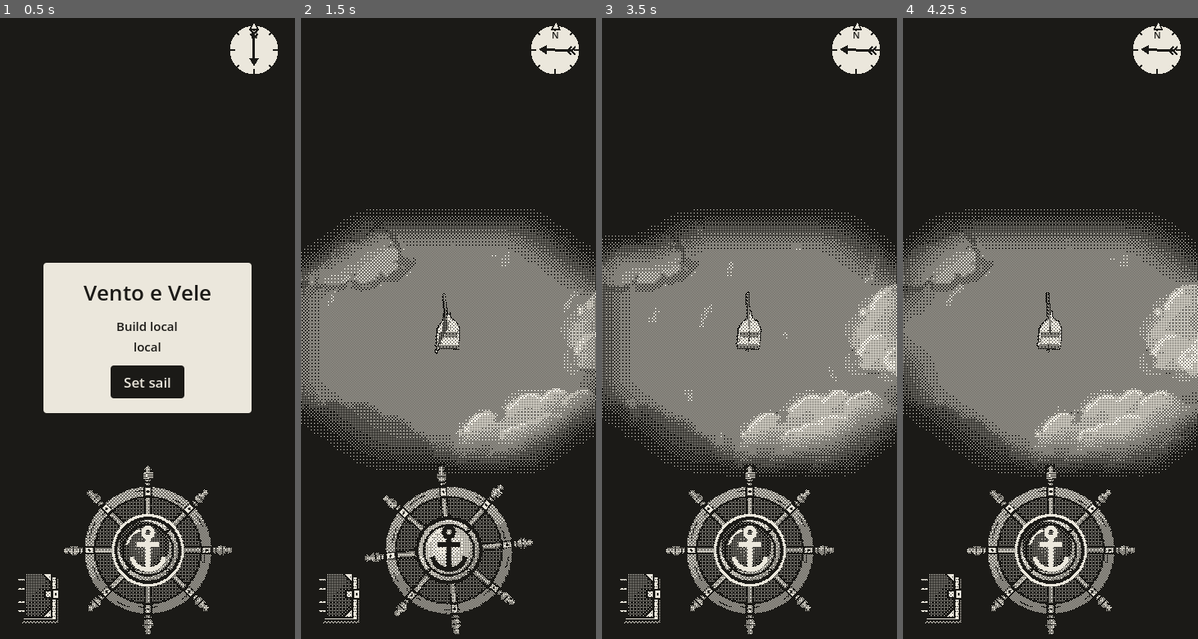
Above: before the commit, frames 1-4 (left to right).
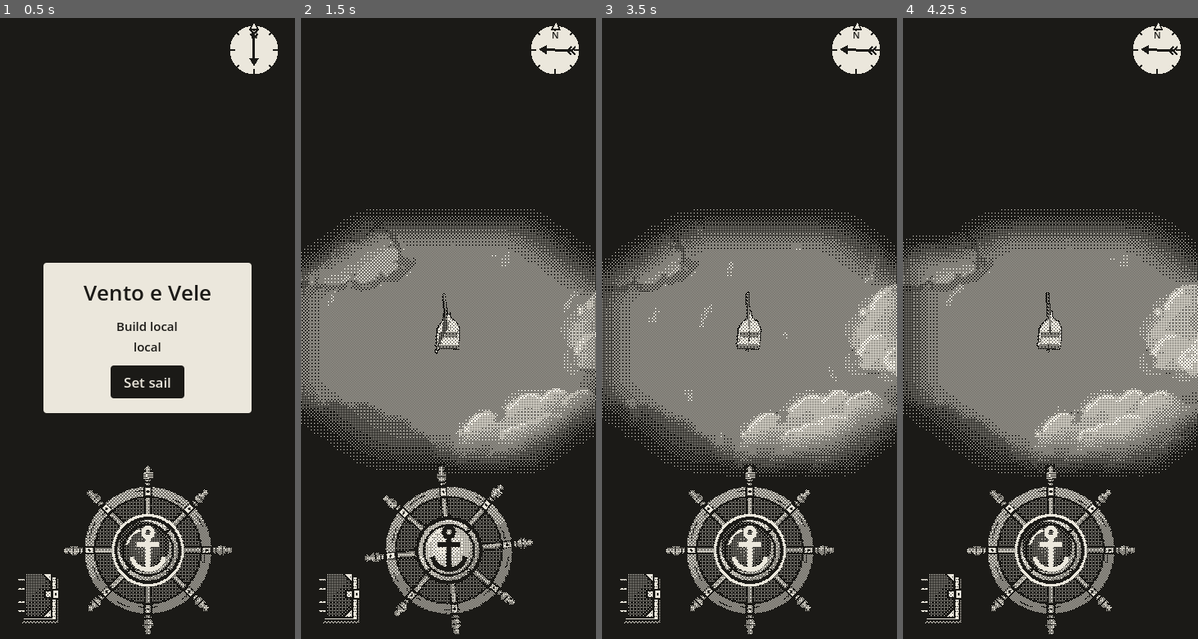
Above: after the commit, the same moments.

Repository: EnricoLabarile/Sail
Game: Godot game, scene res://Assets/Scenes/Overworld.tscn
The game is run twice, just before and just after one commit, with the same random seed, the same clock (stepped at 60 frames per second) and the same inputs.
Inputs (mouse positions are in pixels of both pictures, inside the frame that each line leads up to):
- Up to frame 1 (0.5 s): no input
- Up to frame 2 (1.5 s): click "Set sail" at 0.5 s; tap Enter (ui_accept) at 1.25 s; move the mouse to (513, 303) at 1.27 s; hold Right (ui_right) from 1.28 s (still down); click (513, 303) at 1.42 s
- Up to frame 3 (3.5 s): tap Enter (ui_accept) at 1.52 s; release Right (ui_right) at 2 s; drag from (690, 371) to (734, 471) at 2.02 s; move the mouse to (779, 191) at 2.77 s; hold Right (ui_right) from 2.78 s (still down)
- Up to frame 4 (4.25 s): release Right (ui_right) at 3.5 s; drag from (1035, 471) to (962, 241) at 3.52 s

Frame 1 is identical in both runs. In frame 2, less than 0.1% of the frame differs, in the area x 1-48%, y 61-72%; in frame 3, 0.3%; in frame 4, 0.5%, in the area x 0-41%, y 30-74%.

Commit message:
Performance: shallows checked every 0.2 s, fog sums only after 1 m, cloud map 10 times a second; logbook counter shows script, physics and render times
Co-Authored-By: Claude Opus 5.5 <noreply@anthropic.com>
Claude-Session: https://claude.ai/code/session_0154zeqDuhZHz7ZXLE21BuMs

Diff:
--- a/Assets/Boat/boat.gd
+++ b/Assets/Boat/boat.gd
@@ -51,6 +51,7 @@
 # The shallows: near the coast there's less wind, so the sail gives less.
 @export var shallows_width := 6.0   # metres from the land that count as shallows
 @export var shallows_sail := 0.3    # what the sail gives there, as a share of the usual (0.3 = 30%)
+@export var shallows_check_time := 0.2   # seconds between looks for land nearby (it's up to 48 rays: not every frame)
 
 # The current (the HTML prototype's CURRENT_DRIFT): the wind sets the water moving, and the water carries her
 # downwind whatever the sail does, so she must steer to make up for it. At anchor too: the anchor line holds her.
@@ -70,6 +71,8 @@
 
 var rudder := 0.0      # -1 (port, left) .. 1 (starboard, right)
 var speed := 0.0
+var in_shallows := false     # land within shallows_width? (looked again every shallows_check_time seconds)
+var shallows_wait := 0.0     # seconds left before the next look
 var anchored := true   # she starts at anchor: hold the wheel's hub (or press Space) to weigh it
 var belly := 0.0       # how full the sail is: -1 full to port (left), 0 flat, +1 full to starboard (right)
 var knock := Vector3.ZERO   # the push of a bump (m/s, a direction on the sea): added to her motion, fades away
@@ -179,7 +182,12 @@
 	var off := rad_to_deg(fwd.angle_to(wind_from))               # 0 = head to wind, 180 = wind astern
 	var drive := 0.0 if anchored else polar(off)
 	# In the shallows (land within shallows_width metres) the sail gives only shallows_sail of its push.
-	if Land.is_near_land(global_position, shallows_width):
+	# Looking for land takes up to 48 rays, so it's done every shallows_check_time seconds, not every frame.
+	shallows_wait -= dt
+	if shallows_wait <= 0.0:
+		shallows_wait = shallows_check_time
+		in_shallows = Land.is_near_land(global_position, shallows_width)
+	if in_shallows:
 		drive *= shallows_sail
 
 	# speed eases toward what the sail gives; the anchor takes her way off quickly
--- a/Assets/Landscape/clouds/clouds.gd
+++ b/Assets/Landscape/clouds/clouds.gd
@@ -25,6 +25,8 @@
 @export var shadow_opacity := 0.35                      # how dark: 0 = invisible, 1 = solid black
 @export var shadow_area := 160.0                        # metres round the boat the cloud map covers (bigger than the screen)
 @export var shadow_resolution := 256                    # pixels a side of the cloud map (more = sharper, a bit dearer)
+@export var shadow_updates_per_second := 10.0           # how often the cloud map is drawn again (not every frame: the
+														# clouds move 0.2 m in a tenth of a second, less than a map pixel)
 
 const CLOUD_LAYER := 2   # the clouds are on render layer 2 (value 2): the cloud-map camera sees only that layer
 
@@ -32,6 +34,7 @@
 
 var clouds: Array[MeshInstance3D] = []
 var map_camera: Camera3D            # the camera looking down on the clouds (makes the cloud map)
+var map_wait := 0.0                 # seconds left before the cloud map is drawn again
 var shadow_material: ShaderMaterial # the screen effect that draws the shadows (cloud_shadow.gdshader)
 
 
@@ -82,7 +85,7 @@
 	var map := SubViewport.new()
 	map.size = Vector2i(shadow_resolution, shadow_resolution)
 	map.transparent_bg = true                                  # no clouds = see-through
-	map.render_target_update_mode = SubViewport.UPDATE_ALWAYS  # redraw it every frame
+	map.render_target_update_mode = SubViewport.UPDATE_ONCE    # drawn now, then again shadow_updates_per_second times a second
 	add_child(map)
 	map_camera = Camera3D.new()
 	map_camera.projection = Camera3D.PROJECTION_ORTHOGONAL
@@ -152,6 +155,11 @@
 		# wrapf keeps a number inside a range: past one edge, it comes back from the other.
 		cloud.position.x = wrapf(cloud.position.x, -half, half)
 		cloud.position.z = wrapf(cloud.position.z, -half, half)
-	# The cloud map stays over the boat.
+	# The cloud map: a few times a second it moves over the boat and is drawn once more (UPDATE_ONCE). Not every
+	# frame: it's a second picture of the world, and drawing it costs about as much as a small scene.
 	if map_camera != null:
-		follow_boat()
+		map_wait -= dt
+		if map_wait <= 0.0:
+			map_wait = 1.0 / shadow_updates_per_second
+			follow_boat()
+			map_camera.get_viewport().render_target_update_mode = SubViewport.UPDATE_ONCE
--- a/Assets/Landscape/world/fog.gd
+++ b/Assets/Landscape/world/fog.gd
@@ -19,6 +19,7 @@
 var cells := int(round(WORLD_SIZE / CELL))   # cells a side: 105
 var image: Image               # one pixel a cell
 var texture: ImageTexture      # the same picture, handed to the sea's shader
+var last_pos := Vector3(INF, 0.0, INF)   # where reveal() last did its sums (far away at first, so the first call does)
 
 
 ## Called once, when the game starts: the whole map starts in fog (every pixel white).
@@ -30,6 +31,11 @@
 
 ## Clears the fog round this point of the world. Only x and z count.
 func reveal(pos: Vector3) -> void:
+	# 0. Moved less than a metre since the last time: nothing new can be in sight, skip the sums.
+	#    (The boat calls this 60 times a second; the cells are 4.8 m wide.)
+	if Vector2(pos.x - last_pos.x, pos.z - last_pos.z).length() < 1.0:
+		return
+	last_pos = pos
 	var changed := false
 	# 1. Which cells could be in sight: the ones in the square round the boat, SIGHT metres each way.
 	#    Cell (i, j) covers x from -252 + i * CELL (home, 0, is the middle of the map).
--- a/Assets/Post_Process/game_view.gd
+++ b/Assets/Post_Process/game_view.gd
@@ -31,6 +31,8 @@
 	view = SubViewport.new()
 	view.render_target_update_mode = SubViewport.UPDATE_ALWAYS
 	add_child(view)
+	# Time how long drawing it takes (on the processor and on the graphics chip), for the logbook's counter.
+	RenderingServer.viewport_set_measure_render_time(view.get_viewport_rid(), true)
 
 	# 2. Move the dithered nodes into it: the world, the dither and the controls under it.
 	var scene := get_parent()
--- a/Assets/UI/logbook/book.gd
+++ b/Assets/UI/logbook/book.gd
@@ -56,18 +56,29 @@
 	# First line: the game view's size (the dithered picture, in game pixels) and how many real pixels a
 	# game pixel is (game_view.gd), e.g. "360x655 x3". Second line: frames a second, milliseconds a frame,
 	# and the draw calls (the jobs sent to the graphics chip this frame: fewer is lighter).
+	# Third line: where the time goes, in milliseconds: the scripts (_process), the physics (_physics_process),
+	# and drawing the game view on the processor (cpu) and on the graphics chip (gpu; 0 if the browser won't say).
 	var top := ""
+	var render_cpu := 0.0
+	var render_gpu := 0.0
 	var game_view := get_tree().get_first_node_in_group("game_view")
 	if game_view and game_view.view:
 		top = str(game_view.view.size.x) + "x" + str(game_view.view.size.y) + "  x" + str(game_view.dot_scale)
+		var rid: RID = game_view.view.get_viewport_rid()
+		render_cpu = RenderingServer.viewport_get_measured_render_time_cpu(rid)
+		render_gpu = RenderingServer.viewport_get_measured_render_time_gpu(rid)
 	var fps := Engine.get_frames_per_second()
 	var ms := 1000.0 / maxf(fps, 1.0)
 	var draw_calls := int(Performance.get_monitor(Performance.RENDER_TOTAL_DRAW_CALLS_IN_FRAME))
-	_fps_label.text = top + "\n" + str(int(fps)) + " fps  " + str(snappedf(ms, 0.1)) + " ms  " + str(draw_calls) + " dc"
+	var script_ms := Performance.get_monitor(Performance.TIME_PROCESS) * 1000.0
+	var physics_ms := Performance.get_monitor(Performance.TIME_PHYSICS_PROCESS) * 1000.0
+	_fps_label.text = top + "\n" + str(int(fps)) + " fps  " + str(snappedf(ms, 0.1)) + " ms  " + str(draw_calls) + " dc" \
+		+ "\nscript " + str(snappedf(script_ms, 0.1)) + "  phys " + str(snappedf(physics_ms, 0.1)) \
+		+ "  cpu " + str(snappedf(render_cpu, 0.1)) + "  gpu " + str(snappedf(render_gpu, 0.1))
 	# In the bottom right corner of the right page, 4 px in (the same page as _draw works out).
 	var page_w := size.x * 0.5 - CREASE * 0.5 - PAD_SIDE
 	var page_bottom_right := Vector2(size.x - PAD_SIDE, size.y - PAD_BOTTOM)
-	_fps_label.size = Vector2(minf(160.0, page_w), 26.0)
+	_fps_label.size = Vector2(minf(180.0, page_w), 38.0)
 	_fps_label.position = page_bottom_right - _fps_label.size - Vector2(4.0, 2.0)
 
 
Not shown, changed: CLAUDE.md
